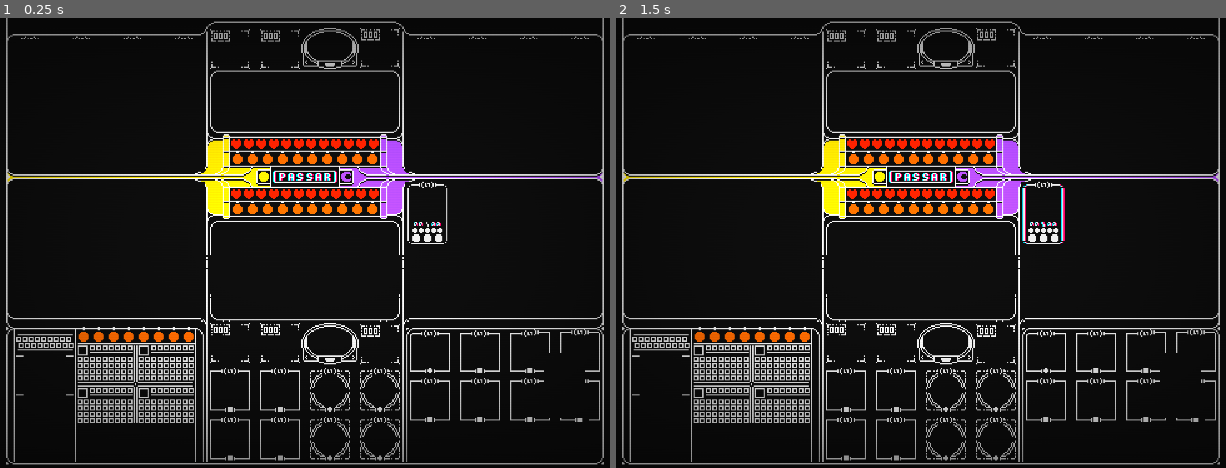
Above: before the commit, frames 1-2 (left to right).
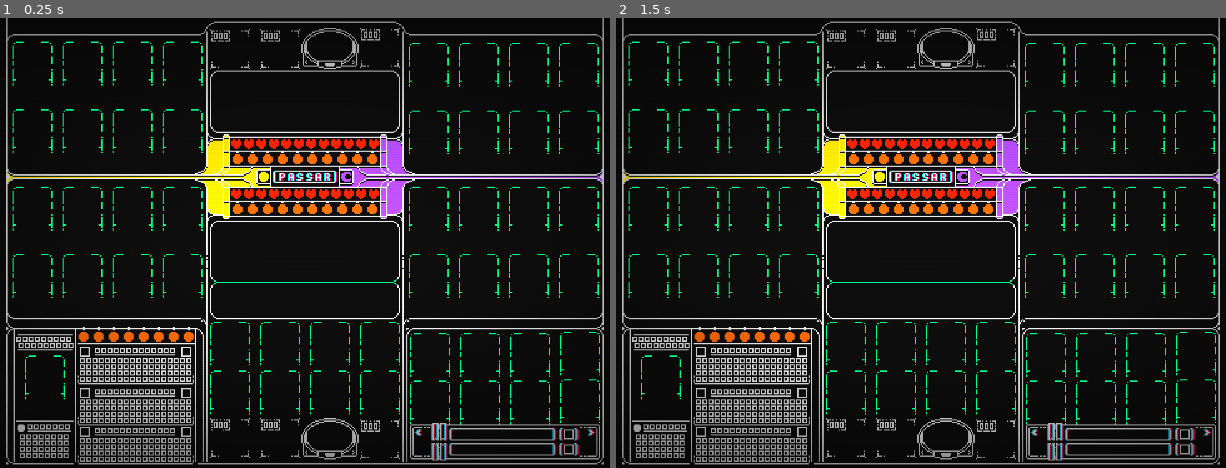
Above: after the commit, the same moments.

Repository: FaunaPolaris/HomeMadeCCG
Game: Godot game, scene res://scenes/main_screen.tscn
Same seed, same stepped clock (60 frames per second), same inputs: the game is played once before the commit and once after it. The project has no main scene, so this scene is started directly.
Inputs (mouse positions are in pixels of both pictures, inside the frame that each line leads up to):
- Up to frame 1 (0.25 s): no input
- Up to frame 2 (1.5 s): tap Enter at 0.5 s; move the mouse to (1043, 211) at 0.52 s; tap Space at 1.25 s

The runs differ from the first frame. In frame 1, 9.8% of the frame differs, in the area x 1-99%, y 4-100%; in frame 2, 9.8%.

Commit message:
interface dormant state start

Diff:
--- a/scenes/Card.tscn
+++ b/scenes/Card.tscn
@@ -1,32 +1,27 @@
 [gd_scene format=3 uid="uid://das8ust08qhbe"]
 
 [ext_resource type="Script" uid="uid://cd758dkq6t3iq" path="res://source/Card.gd" id="1_tgmmg"]
-[ext_resource type="Texture2D" uid="uid://b4rjh36f7wott" path="res://assets/interface/card/frame/card_frame.png" id="2_4dx8l"]
+[ext_resource type="Texture2D" uid="uid://blecnjuskcxmi" path="res://assets/interface/card/card_spot.png" id="2_4dx8l"]
 [ext_resource type="FontFile" uid="uid://dvv8ymla4o4bl" path="res://assets/fonts/TinyPixels.png" id="2_qf083"]
-
-[sub_resource type="RectangleShape2D" id="RectangleShape2D_barbo"]
-size = Vector2(32, 50)
 
 [sub_resource type="LabelSettings" id="LabelSettings_barbo"]
 line_spacing = 1.0
 font = ExtResource("2_qf083")
 font_size = 4
 
+[sub_resource type="RectangleShape2D" id="RectangleShape2D_barbo"]
+size = Vector2(32, 50)
+
 [node name="card" type="Node2D" unique_id=1773072902]
 texture_filter = 1
 script = ExtResource("1_tgmmg")
-
-[node name="area" type="Area2D" parent="." unique_id=164392027]
-
-[node name="shape" type="CollisionShape2D" parent="area" unique_id=1314683014]
-position = Vector2(17, 25)
-shape = SubResource("RectangleShape2D_barbo")
 
 [node name="border" type="Sprite2D" parent="." unique_id=223110140]
 texture = ExtResource("2_4dx8l")
 centered = false
 
 [node name="stats" type="HBoxContainer" parent="." unique_id=1652611929]
+visible = false
 offset_left = -5.0
 offset_top = 30.0
 offset_right = 39.0
@@ -44,5 +39,11 @@
 text = "00"
 label_settings = SubResource("LabelSettings_barbo")
 
+[node name="area" type="Area2D" parent="." unique_id=164392027]
+
+[node name="shape" type="CollisionShape2D" parent="area" unique_id=1314683014]
+position = Vector2(17, 25)
+shape = SubResource("RectangleShape2D_barbo")
+
 [connection signal="mouse_entered" from="area" to="." method="_on_area_mouse_entered"]
 [connection signal="mouse_exited" from="area" to="." method="_on_area_mouse_exited"]
--- /dev/null
+++ b/scenes/board.tscn
@@ -0,0 +1,29 @@
+[gd_scene format=3 uid="uid://b32tohjkxe4gr"]
+
+[ext_resource type="PackedScene" uid="uid://das8ust08qhbe" path="res://scenes/Card.tscn" id="1_bw3vb"]
+
+[node name="board" type="Node2D" unique_id=1450812951]
+
+[node name="card" parent="." unique_id=1773072902 instance=ExtResource("1_bw3vb")]
+position = Vector2(3, 4)
+
+[node name="card2" parent="." unique_id=1970645339 instance=ExtResource("1_bw3vb")]
+position = Vector2(43, 4)
+
+[node name="card3" parent="." unique_id=1025049213 instance=ExtResource("1_bw3vb")]
+position = Vector2(83, 4)
+
+[node name="card4" parent="." unique_id=1077243395 instance=ExtResource("1_bw3vb")]
+position = Vector2(123, 4)
+
+[node name="card5" parent="." unique_id=508007793 instance=ExtResource("1_bw3vb")]
+position = Vector2(3, 58)
+
+[node name="card6" parent="." unique_id=2014824157 instance=ExtResource("1_bw3vb")]
+position = Vector2(43, 58)
+
+[node name="card7" parent="." unique_id=717257402 instance=ExtResource("1_bw3vb")]
+position = Vector2(83, 58)
+
+[node name="card8" parent="." unique_id=697487532 instance=ExtResource("1_bw3vb")]
+position = Vector2(123, 58)
--- a/scenes/main_screen.tscn
+++ b/scenes/main_screen.tscn
@@ -2,7 +2,9 @@
 
 [ext_resource type="Texture2D" uid="uid://f7bcjx5cxiwo" path="res://assets/interface/fullScreen.png" id="1_7fvvs"]
 [ext_resource type="Shader" uid="uid://bkxddtwrkqf6k" path="res://resources/shaders/ditheing.gdshader" id="2_kusfh"]
+[ext_resource type="PackedScene" uid="uid://b32tohjkxe4gr" path="res://scenes/board.tscn" id="3_aum10"]
 [ext_resource type="PackedScene" uid="uid://das8ust08qhbe" path="res://scenes/Card.tscn" id="4_lushf"]
+[ext_resource type="PackedScene" uid="uid://cnimoriqnc8d8" path="res://scenes/pile_info.tscn" id="4_w87pm"]
 
 [sub_resource type="ShaderMaterial" id="ShaderMaterial_barbo"]
 shader = ExtResource("2_kusfh")
@@ -22,32 +24,55 @@
 position = Vector2(320, 180)
 texture = ExtResource("1_7fvvs")
 
-[node name="ColorRect" type="ColorRect" parent="." unique_id=785868584]
+[node name="background" type="ColorRect" parent="." unique_id=785868584]
 material = SubResource("ShaderMaterial_barbo")
 offset_right = 640.0
 offset_bottom = 360.0
 
-[node name="board2" type="GridContainer" parent="." unique_id=1279949097]
-offset_left = 401.0
-offset_top = 131.0
-offset_right = 555.0
-offset_bottom = 239.0
-theme_override_constants/h_separation = 6
-theme_override_constants/v_separation = 6
-columns = 4
+[node name="board" parent="." unique_id=1450812951 instance=ExtResource("3_aum10")]
+position = Vector2(82, 129)
 
-[node name="card" parent="board2" unique_id=977773174 instance=ExtResource("4_lushf")]
+[node name="board2" parent="." unique_id=497333061 instance=ExtResource("3_aum10")]
+position = Vector2(82, 13)
 
-[node name="card2" parent="board2" unique_id=114681778 instance=ExtResource("4_lushf")]
+[node name="board3" parent="." unique_id=512210961 instance=ExtResource("3_aum10")]
+position = Vector2(399, 14)
 
-[node name="card3" parent="board2" unique_id=917958860 instance=ExtResource("4_lushf")]
+[node name="board4" parent="." unique_id=479860727 instance=ExtResource("3_aum10")]
+position = Vector2(399, 129)
 
-[node name="card4" parent="board2" unique_id=116153836 instance=ExtResource("4_lushf")]
+[node name="pile_info" parent="." unique_id=662945716 instance=ExtResource("4_w87pm")]
+position = Vector2(398.99997, 241.00002)
 
-[node name="card5" parent="board2" unique_id=1845934609 instance=ExtResource("4_lushf")]
+[node name="card_info" type="Node2D" parent="." unique_id=1771088231]
+position = Vector2(82, 241)
 
-[node name="card6" parent="board2" unique_id=563519921 instance=ExtResource("4_lushf")]
+[node name="card" parent="card_info" unique_id=1773072902 instance=ExtResource("4_lushf")]
+position = Vector2(13, 27)
 
-[node name="card7" parent="board2" unique_id=1560286660 instance=ExtResource("4_lushf")]
+[node name="deck_info" type="Node2D" parent="." unique_id=1067763038]
+position = Vector2(244, 244)
 
-[node name="card8" parent="board2" unique_id=456624028 instance=ExtResource("4_lushf")]
+[node name="card" parent="deck_info" unique_id=1534479896 instance=ExtResource("4_lushf")]
+position = Vector2(-1, -3)
+
+[node name="card2" parent="deck_info" unique_id=1231707230 instance=ExtResource("4_lushf")]
+position = Vector2(39, -3)
+
+[node name="card3" parent="deck_info" unique_id=1331632340 instance=ExtResource("4_lushf")]
+position = Vector2(79, -3)
+
+[node name="card4" parent="deck_info" unique_id=439196966 instance=ExtResource("4_lushf")]
+position = Vector2(119, -3)
+
+[node name="card5" parent="deck_info" unique_id=199697429 instance=ExtResource("4_lushf")]
+position = Vector2(-1, 36.000008)
+
+[node name="card6" parent="deck_info" unique_id=678551653 instance=ExtResource("4_lushf")]
+position = Vector2(39, 36.000008)
+
+[node name="card7" parent="deck_info" unique_id=939605719 instance=ExtResource("4_lushf")]
+position = Vector2(79, 36.000008)
+
+[node name="card8" parent="deck_info" unique_id=1455400697 instance=ExtResource("4_lushf")]
+position = Vector2(119, 36.000008)
--- /dev/null
+++ b/scenes/pile_info.tscn
@@ -0,0 +1,29 @@
+[gd_scene format=3 uid="uid://cnimoriqnc8d8"]
+
+[ext_resource type="PackedScene" uid="uid://das8ust08qhbe" path="res://scenes/Card.tscn" id="1_5k6bl"]
+
+[node name="pile_info" type="Node2D" unique_id=662945716]
+
+[node name="card" parent="." unique_id=1773072902 instance=ExtResource("1_5k6bl")]
+position = Vector2(4.0000405, 8.99998)
+
+[node name="card2" parent="." unique_id=1184045125 instance=ExtResource("1_5k6bl")]
+position = Vector2(44.000042, 8.99998)
+
+[node name="card3" parent="." unique_id=958298070 instance=ExtResource("1_5k6bl")]
+position = Vector2(84.000046, 8.99998)
+
+[node name="card4" parent="." unique_id=851795762 instance=ExtResource("1_5k6bl")]
+position = Vector2(124.000046, 7.99998)
+
+[node name="card5" parent="." unique_id=1550345879 instance=ExtResource("1_5k6bl")]
+position = Vector2(4.0000405, 46.999985)
+
+[node name="card6" parent="." unique_id=1202470926 instance=ExtResource("1_5k6bl")]
+position = Vector2(44.000042, 46.999985)
+
+[node name="card7" parent="." unique_id=25717723 instance=ExtResource("1_5k6bl")]
+position = Vector2(84.000046, 46.999985)
+
+[node name="card8" parent="." unique_id=379301471 instance=ExtResource("1_5k6bl")]
+position = Vector2(124.000046, 45.999985)
Binary file added: assets/interface/card/card_spot.aseprite
Binary file added: assets/interface/card/card_spot.png
Not shown, added: assets/interface/card/card_spot.png.import
Binary file added: assets/interface/card/frame/spell_frame.aseprite
Binary file changed: assets/interface/fullScreen.aseprite
Binary file changed: assets/interface/fullScreen.png
